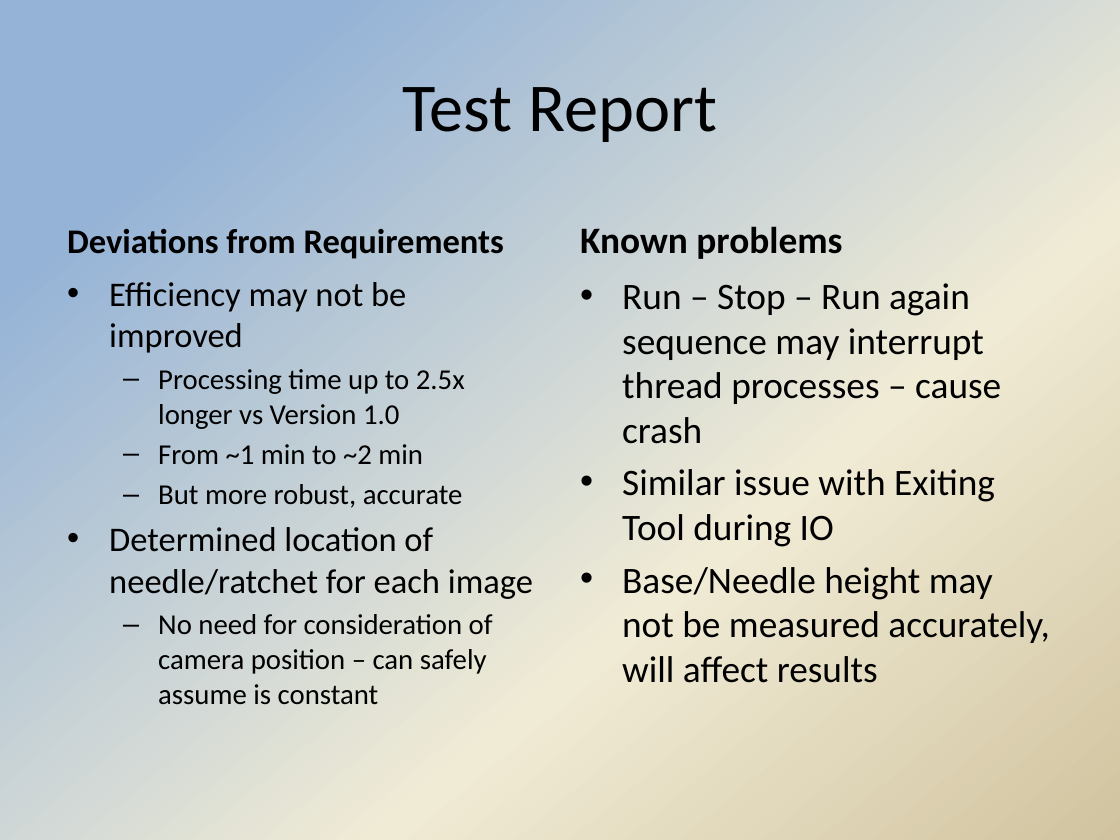
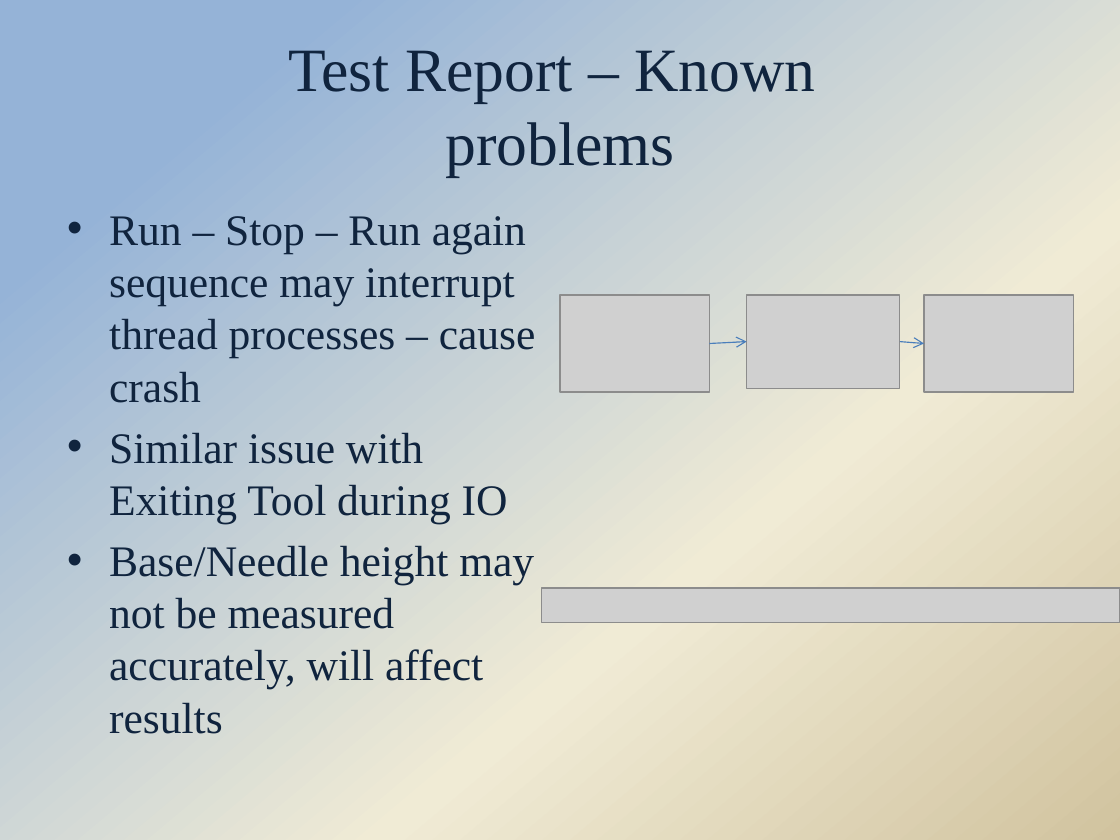
Before and after one commit to Hdtran89/ImageProcessing, a slide deck: slide 14 of A Team Documents/Final presentation.pptx (slide 7 before the commit). Drawn at 1120x840 pixels with LibreOffice and Linux fonts; fonts in the diff are those of the drawing; grey boxes stand for pictures; background and template pictures are left out. Boxes give left, top, right and bottom in pixels: in the first picture for what was removed or moved away, otherwise in the second. Text is boxed around its words. In the diff, an @@ line names an element or a change of style, - is before the commit and + after.

```diff
--- a/A Team Documents/Final presentation.pptx
+++ b/A Team Documents/Final presentation.pptx
@@ title at bbox=[288, 50, 815, 176]: text changed; size 44 to 39.6 pt; font Calibri to Times New Roman; text colour #000000 to #0F243E @@
-Test Report
+Test Report – Known
+problems
@@ text "Run – Stop – Run ...": place and size @@
-text "Run – Stop – Run ..." at bbox=[622, 283, 1050, 683]
+text "Run – Stop – Run ..." at bbox=[109, 216, 536, 734]
@@ text "Run – Stop – Run ..." at bbox=[109, 216, 536, 734]: size 24 to 28 pt, font Calibri to Times New Roman, text colour #000000 to #0F243E @@
@@ text removed at bbox=[67, 228, 504, 259] @@
-Deviations from Requirements
@@ text removed at bbox=[580, 226, 842, 259] @@
-Known problems
@@ text removed at bbox=[109, 282, 533, 705] @@
-• Efficiency may not be improved
-  – Processing time up to 2.5x longer vs Version 1.0
-  – From ~1 min to ~2 min
-  – But more robust, accurate
-• Determined location of needle/ratchet for each image
-  – No need for consideration of camera position – can safely assume is constant
@@ picture added at bbox=[560, 295, 709, 392] @@
@@ picture added at bbox=[747, 295, 900, 388] @@
@@ picture added at bbox=[924, 295, 1073, 392] @@
@@ arrow added from (709, 344) to (747, 342), #4B7EBC 0.75 pt @@
@@ arrow added from (899, 342) to (924, 344), #4B7EBC 0.75 pt @@
@@ picture added at bbox=[541, 588, 1120, 623] @@
```
Also in this commit, not shown: 13 other slides changed, 9 slides added, 1 slide removed.
